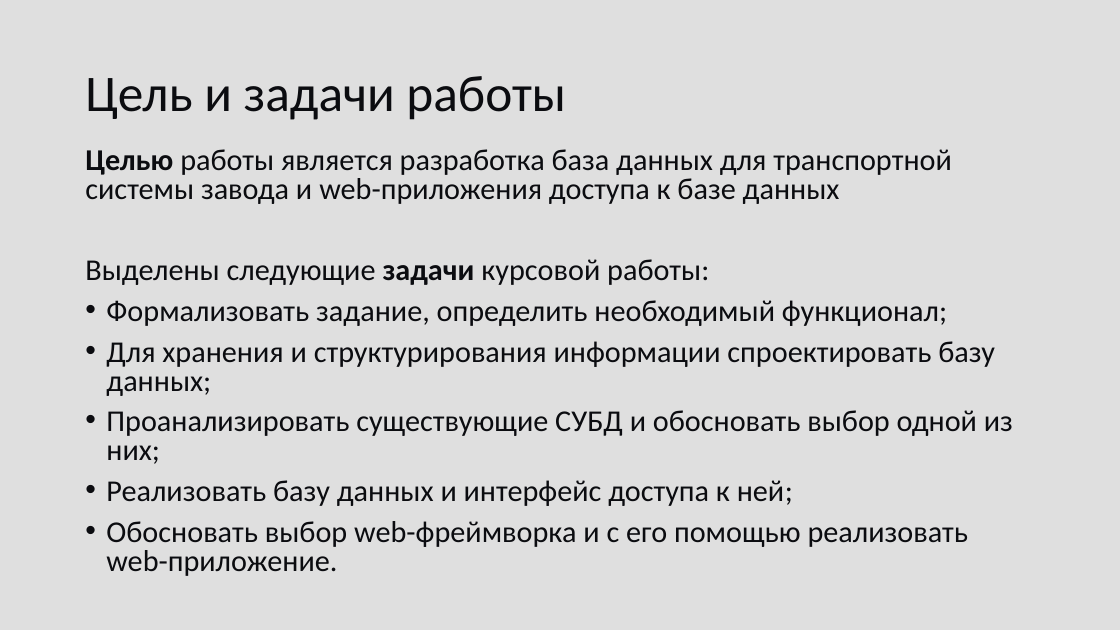
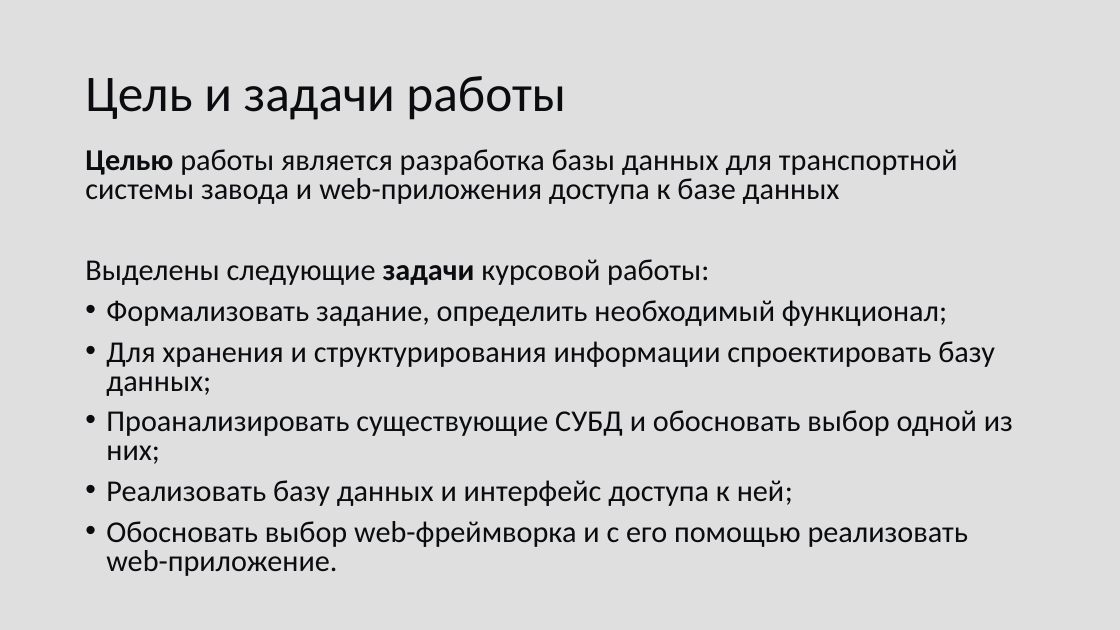
Before and after one commit to fairay/CourseDataBase, a slide deck: slide 2 of docs/presentation.pptx. Drawn at 1120x630 pixels with LibreOffice and Linux fonts; fonts in the diff are those of the drawing. Boxes give left, top, right and bottom in pixels: in the first picture for what was removed or moved away, otherwise in the second. Text is boxed around its words. In the diff, an @@ line names an element or a change of style, - is before the commit and + after.

```diff
--- a/docs/presentation.pptx
+++ b/docs/presentation.pptx
@@ text at bbox=[85, 149, 958, 204]: text changed @@
-Целью работы является разработка база данных для транспортной системы завода и web-приложения доступа к базе данных
+Целью работы является разработка базы данных для транспортной системы завода и web-приложения доступа к базе данных
```
Also in this commit, not shown: 4 other slides changed, 17 other files.
